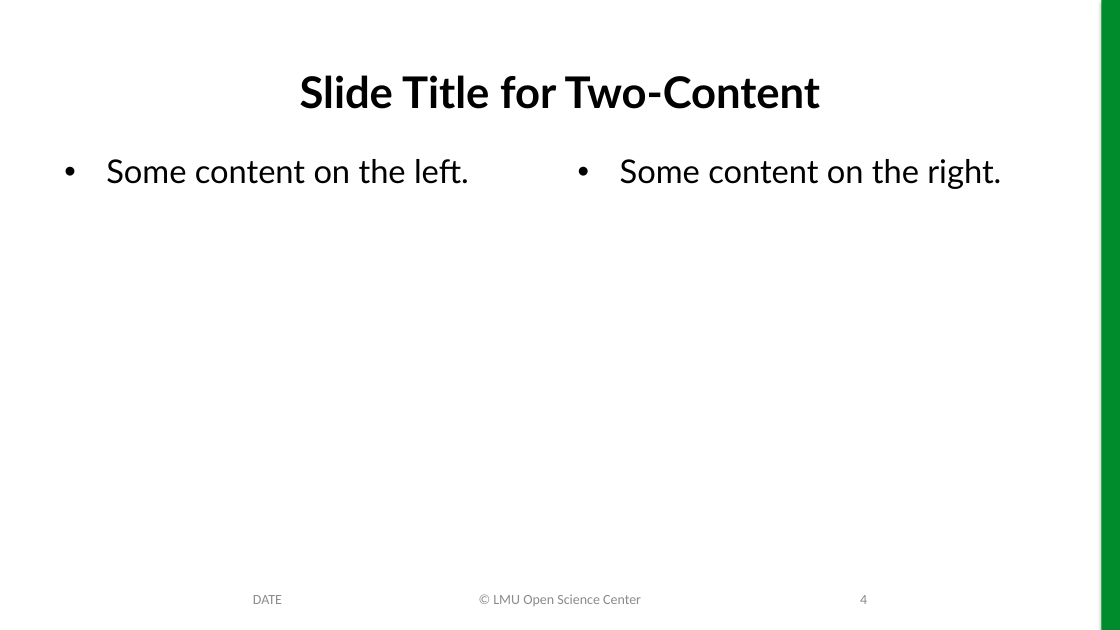
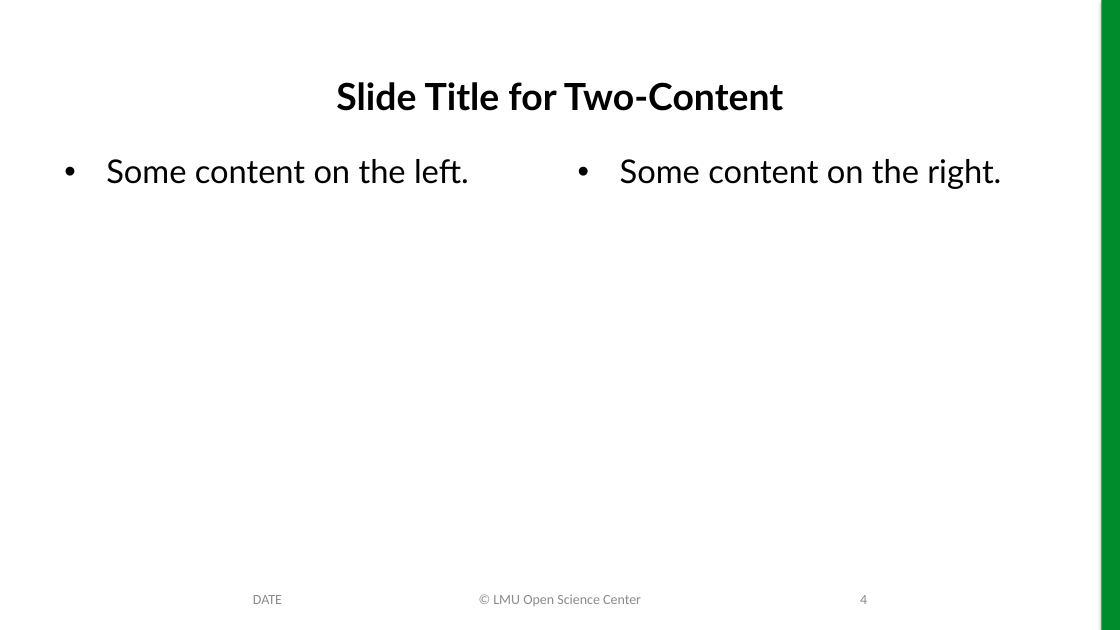
Before and after one commit to lmu-osc/train-the-trainer-test-repo-separate-slidedeck-zenodo, a slide deck: slide 4 of working-template.pptx. Drawn at 1120x630 pixels with LibreOffice and Linux fonts; fonts in the diff are those of the drawing; background and template pictures are left out. Boxes give left, top, right and bottom in pixels: in the first picture for what was removed or moved away, otherwise in the second. Text is boxed around its words. In the diff, an @@ line names an element or a change of style, - is before the commit and + after.

Commit message:
Adjust title font size
Center the 2nd column content for no-title slides

```diff
--- a/working-template.pptx
+++ b/working-template.pptx
@@ title "Slide Title for Two-Content" at (336,82,783,111): size 37.3 to 32 pt @@
```
Also in this commit, not shown: 2 other slides changed.
